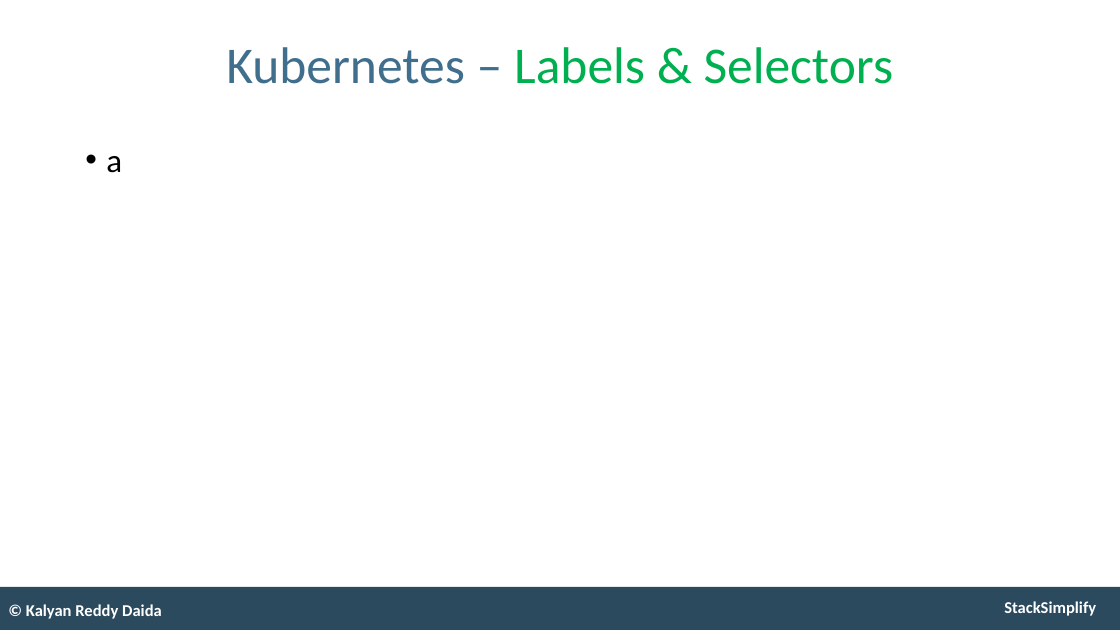
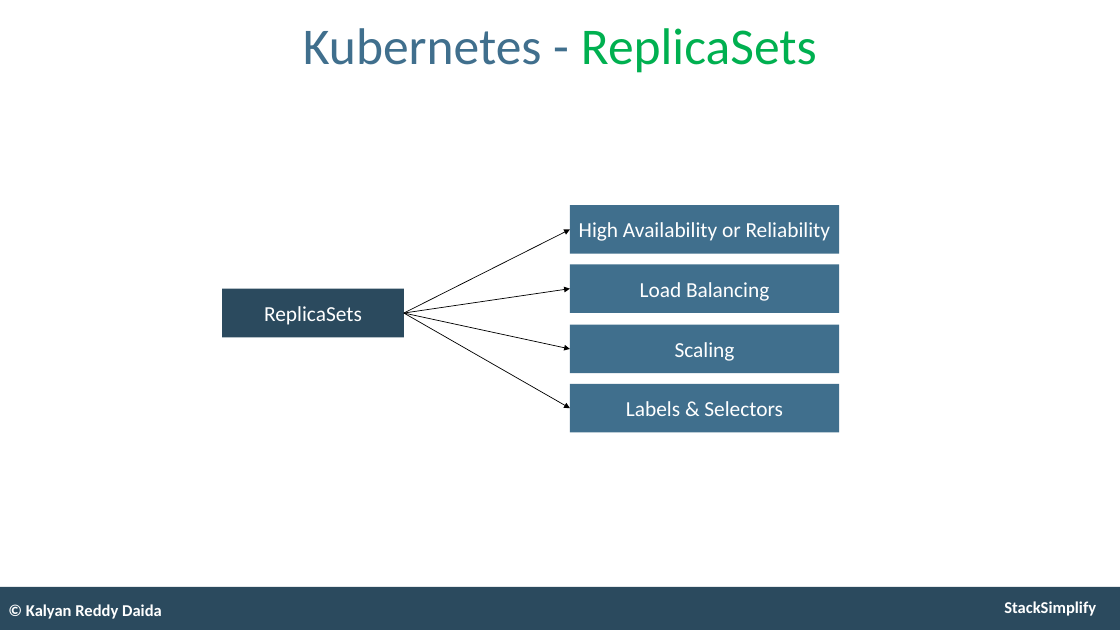
Before and after one commit to stacksimplify/aws-eks-kubernetes-masterclass, a slide deck: slide 20 of presentation/AWS-Fargate-and-EKS-Masterclass.pptx (slide 22 before the commit). Drawn at 1120x630 pixels with LibreOffice and Linux fonts; fonts in the diff are those of the drawing. Boxes give left, top, right and bottom in pixels: in the first picture for what was removed or moved away, otherwise in the second. Text is boxed around its words. In the diff, an @@ line names an element or a change of style, - is before the commit and + after.

```diff
--- a/presentation/AWS-Fargate-and-EKS-Masterclass.pptx
+++ b/presentation/AWS-Fargate-and-EKS-Masterclass.pptx
@@ title at (303,28,817,73): text changed; text colour #00B050 to #406F8D @@
-Kubernetes – Labels & Selectors
+Kubernetes - ReplicaSets
@@ text removed at (106,156,122,173) @@
-• a
@@ rectangle added at (570,205,839,254), fill #406F8D, 22 pt, text #FFFFFF @@
+High Availability or Reliability
@@ arrow added from (404, 313) to (570, 230), #000000 0.75 pt @@
@@ rectangle added at (570,265,839,314), fill #406F8D, 22 pt, text #FFFFFF @@
+Load Balancing
@@ rectangle added at (222,288,403,337), fill #2B4A5E, 22 pt, text #FFFFFF @@
+ReplicaSets
@@ arrow added from (404, 313) to (570, 288), #000000 0.75 pt @@
@@ arrow added from (404, 313) to (570, 349), #000000 0.75 pt @@
@@ arrow added from (404, 313) to (570, 408), #000000 0.75 pt @@
@@ rectangle added at (570,325,839,374), fill #406F8D, 22 pt, text #FFFFFF @@
+Scaling
@@ rectangle added at (570,384,839,433), fill #406F8D, 22 pt, text #FFFFFF @@
+Labels & Selectors
```
Also in this commit, not shown: 4 other slides changed, 3 slides added, 11 other files.
